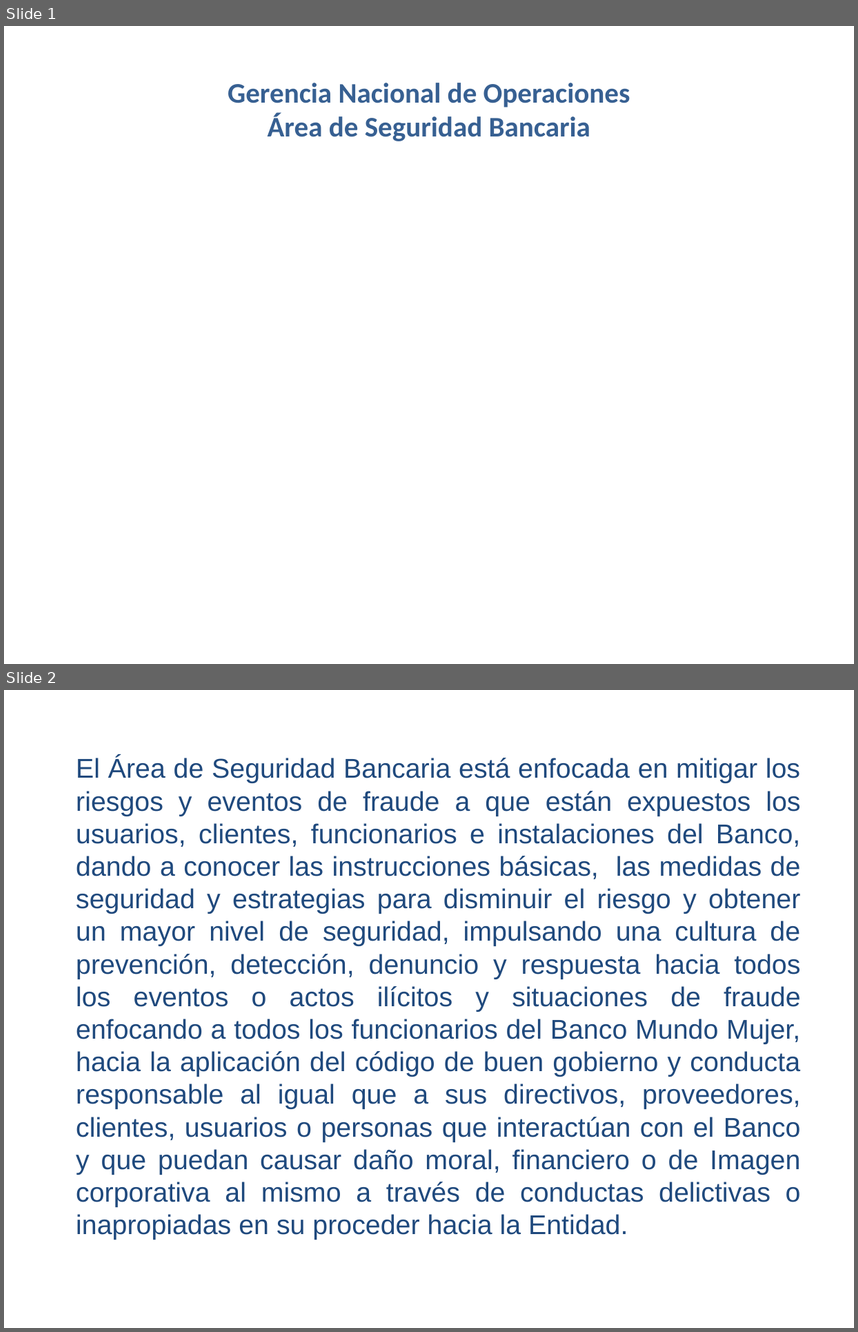
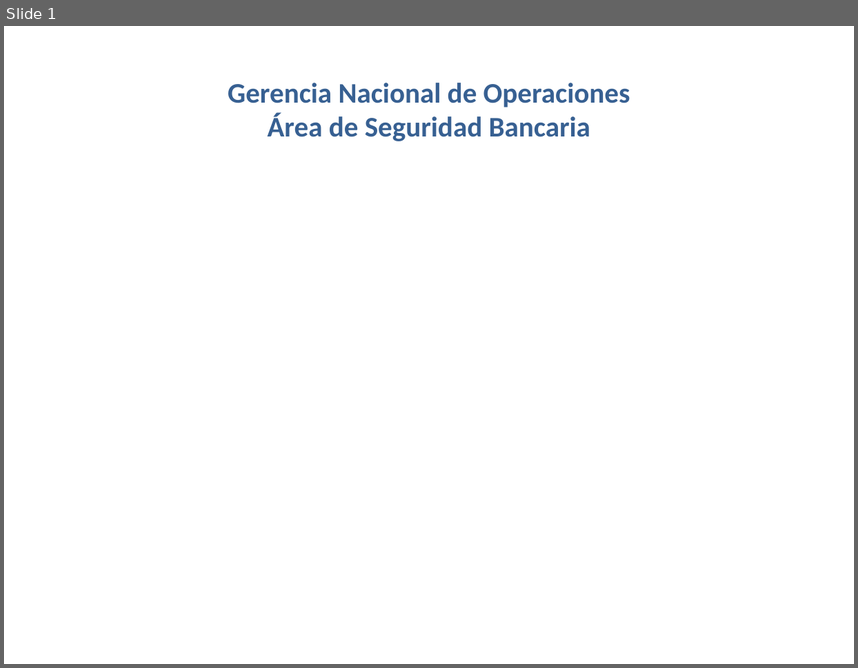
Before and after one commit to elberthAgreda/triviaApp, a slide deck: videoApp/src/assets/pdf/SEGURIDADBANCARIA/SEGURIDADBANCARIA.pptx. Shown one above the other, each under a label of ours: slides 1 and 2 before the commit, slide 1 after it. The pictures are 858x1332 and 858x668 pixels, drawn with LibreOffice and Linux fonts; fonts in the diff are those of the drawing; background and template pictures are left out. Boxes give left, top, right and bottom in pixels: in the first picture for what was removed or moved away, otherwise in the second. Text is boxed around its words. In the diff, an @@ line names an element or a change of style, - is before the commit and + after.

```diff
--- a/videoApp/src/assets/pdf/SEGURIDADBANCARIA/SEGURIDADBANCARIA.pptx
+++ b/videoApp/src/assets/pdf/SEGURIDADBANCARIA/SEGURIDADBANCARIA.pptx
@@ slide 2 removed at <box>4,690,854,1328</box>, background picture (left out) @@
@@ text removed at <box>76,756,801,1239</box> @@
-El Área de Seguridad Bancaria está enfocada en mitigar los riesgos y eventos de fraude a que están expuestos los usuarios, clientes, funcionarios e instalaciones del Banco, dando a conocer las instrucciones básicas, las medidas de seguridad y estrategias para disminuir el riesgo y obtener un mayor nivel de seguridad, impulsando una cultura de prevención, detección, denuncio y respuesta hacia todos los eventos o actos ilícitos y situaciones de fraude enfocando a todos los funcionarios del Banco Mundo Mujer, hacia la aplicación del código de buen gobierno y conducta responsable al igual que a sus directivos, proveedores, clientes, usuarios o personas que interactúan con el Banco y que puedan causar daño moral, financiero o de Imagen corporativa al mismo a través de conductas delictivas o inapropiadas en su proceder hacia la Entidad.
```
Also in this commit, not shown: 3 slides changed, 2 slides added, 6 other slides removed, 22 other files.
